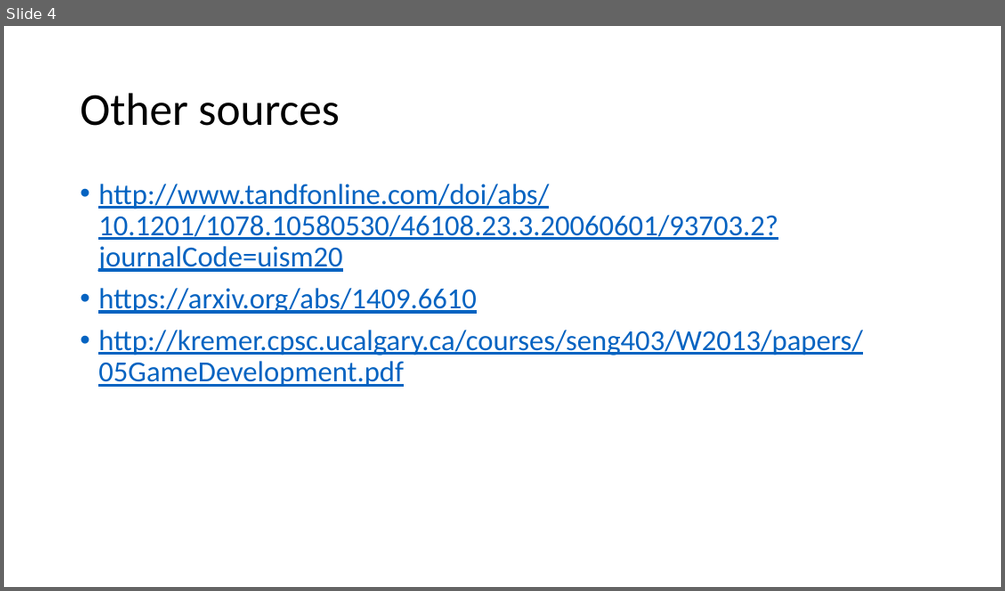
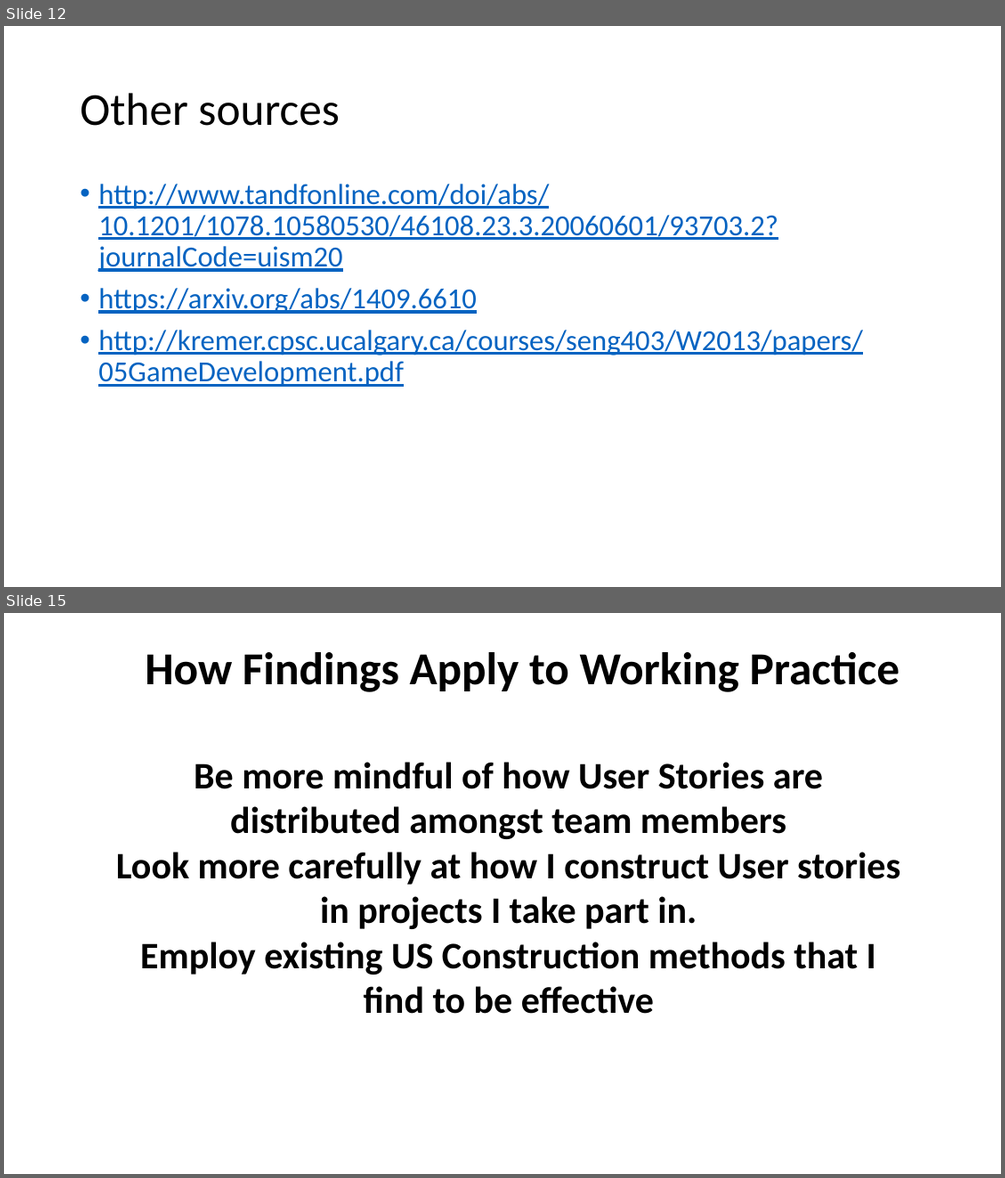
Before and after one commit to KieranGolds/comp150-agile, a slide deck: Agilequestion.pptx. Shown one above the other, each under a label of ours: slide 4 before the commit, slides 12 and 15 after it; the slides between them are not shown. The pictures are 1005x591 and 1005x1178 pixels, drawn with LibreOffice and Linux fonts; fonts in the diff are those of the drawing. Boxes give left, top, right and bottom in pixels: in the first picture for what was removed or moved away, otherwise in the second. Text is boxed around its words. In the diff, an @@ line names an element or a change of style, - is before the commit and + after.

```diff
--- a/Agilequestion.pptx
+++ b/Agilequestion.pptx
@@ slide 15 added at (4,613,1001,1174), background #FFFFFF @@
@@ text added at (145,652,900,692), 44 pt, text #000000, bold @@
+How Findings Apply to Working Practice
@@ text added at (116,762,900,1013), 36 pt, text #000000, bold @@
+Be more mindful of how User Stories are distributed amongst team members
+Look more carefully at how I construct User stories in projects I take part in.
+Employ existing US Construction methods that I find to be effective
@@ what was slide 4 is now slide 12 @@
```
Also in this commit, not shown: 1 slide changed, 10 other slides added.
